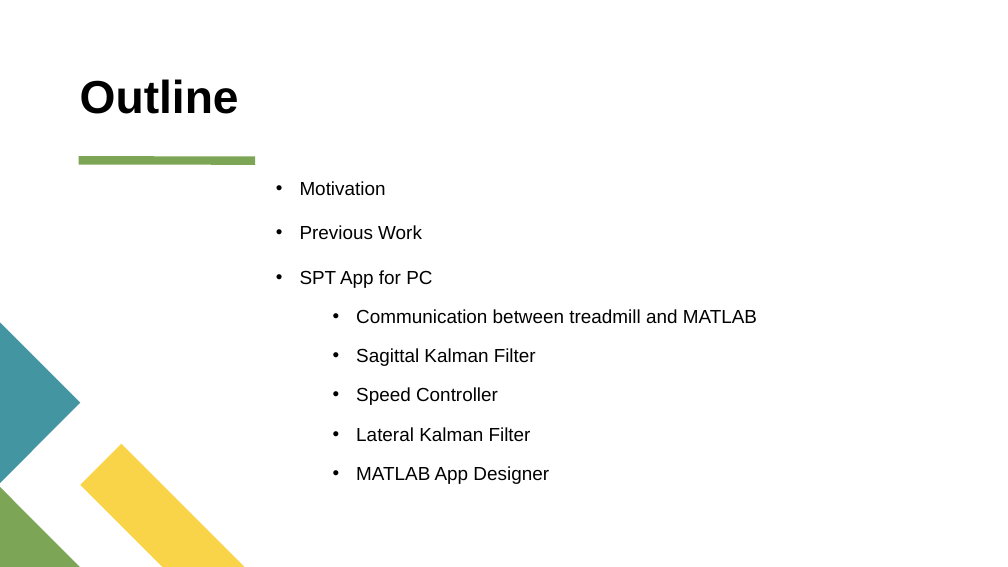
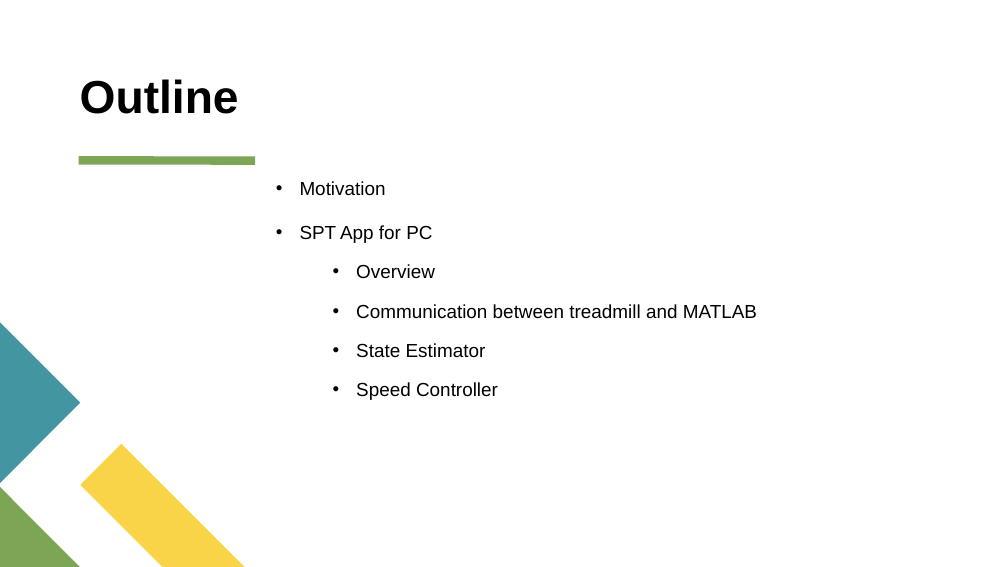
Before and after one commit to PingpingL/MATLAB_APP_on_treadmill_control_and_self-pacing_algorithm_implementation, a slide deck: slide 2 of spring_presentation.pptx. Drawn at 1008x567 pixels with LibreOffice and Linux fonts; fonts in the diff are those of the drawing. Boxes give left, top, right and bottom in pixels: in the first picture for what was removed or moved away, otherwise in the second. Text is boxed around its words. In the diff, an @@ line names an element or a change of style, - is before the commit and + after.

```diff
--- a/spring_presentation.pptx
+++ b/spring_presentation.pptx
@@ text at box(300, 225, 422, 240): paragraph removed @@
-• Previous Work
@@ text at box(356, 264, 435, 279): paragraph added @@
+  • Overview
@@ text at box(356, 343, 486, 358): text changed @@
-  • Sagittal Kalman Filter
+  • State Estimator
@@ text at box(356, 427, 549, 484): paragraphs removed @@
-  • Lateral Kalman Filter
-  • MATLAB App Designer
```
Also in this commit, not shown: 6 other slides changed, 8 slides added, 13 slides removed.
